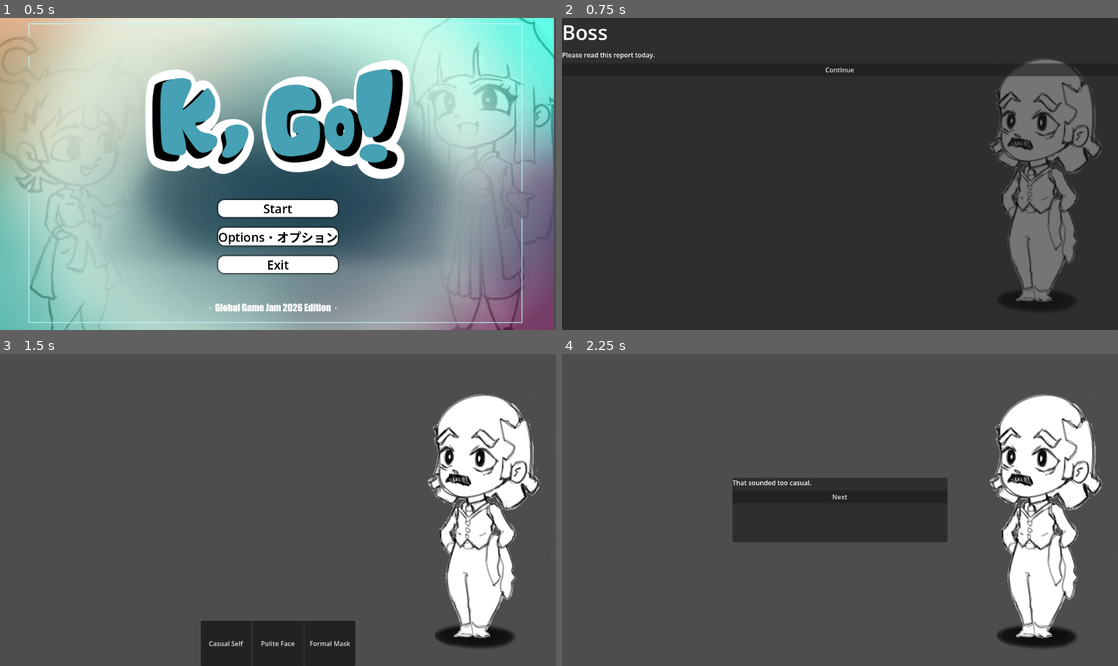
Above: before the commit, frames 1-4 (two rows, left to right).
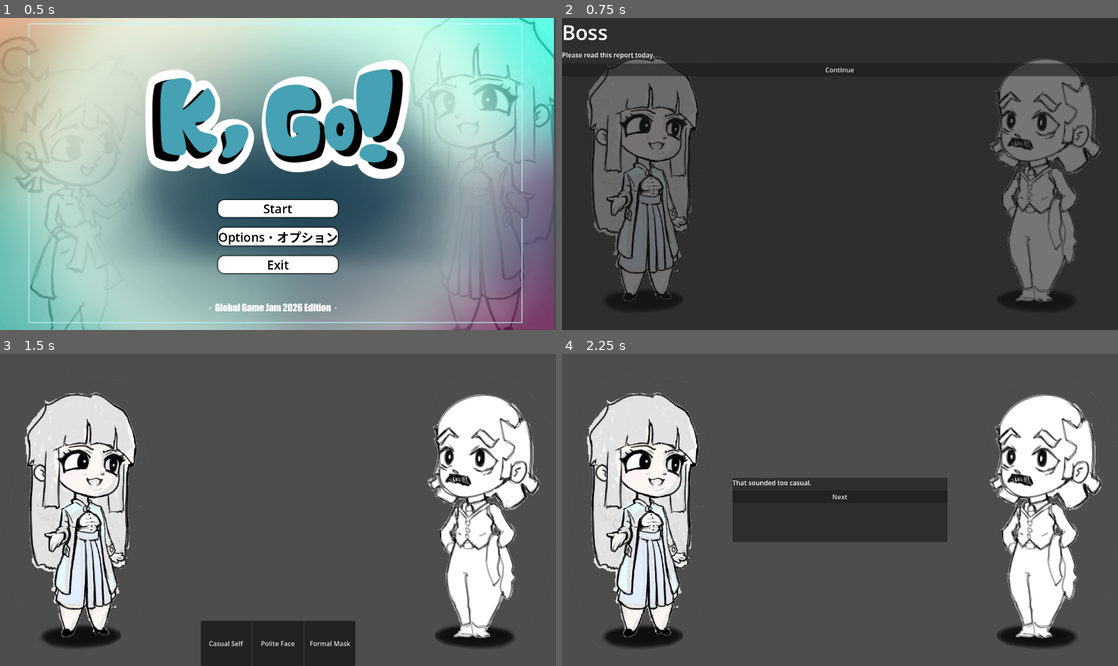
Above: after the commit, the same moments.

Repository: NitronicGames/GGJ-2026-KGO-Mask-Project
Game: Godot game, scene res://UI/main_menu.tscn
Same seed, same stepped clock (60 frames per second), same inputs: the game is played once before the commit and once after it.
Inputs:
- Up to frame 1 (0.5 s): no input
- Up to frame 2 (0.75 s): click "Start" at 0.5 s
- Up to frame 3 (1.5 s): click "Continue" at 1.25 s
- Up to frame 4 (2.25 s): click "Casual Self" at 2 s

Frame 1 is identical in both runs. In frame 2, 9.6% of the frame differs, in the area x 4-25%, y 12-93%; in frame 3, 12%, in the area x 4-26%, y 12-95%; in frame 4, 12%.

Commit message:
Added left npcs

Diff:
--- a/game_state/scenario_data.gd
+++ b/game_state/scenario_data.gd
@@ -4,6 +4,7 @@
 	{
 		"id": 1,
 		"speaker": "Boss",
+		"left_npc": "res://game_data/npcs/woman.tres",
 		"right_npc": "res://game_data/npcs/man.tres",
 		"line": "Please read this report today.",
 		"reactions": {
@@ -16,6 +17,7 @@
 	{
 		"id": 2,
 		"speaker": "Friend",
+		"left_npc": "res://game_data/npcs/boy.tres",
 		"right_npc": "res://game_data/npcs/girl.tres",
 		"line": "Hey—can you check this for me?",
 		"reactions": {
@@ -28,6 +30,7 @@
 	{
 		"id": 3,
 		"speaker": "Teacher",
+		"left_npc": "res://game_data/npcs/boy.tres",
 		"right_npc": "res://game_data/npcs/woman.tres",
 		"line": "Can you hand in your homework today?",
 		"reactions": {
@@ -40,6 +43,7 @@
 	{
 		"id": 4,
 		"speaker": "Classmate",
+		"left_npc": "res://game_data/npcs/girl.tres",
 		"right_npc": "res://game_data/npcs/boy.tres",
 		"line": "Can you send me your notes later?",
 		"reactions": {
